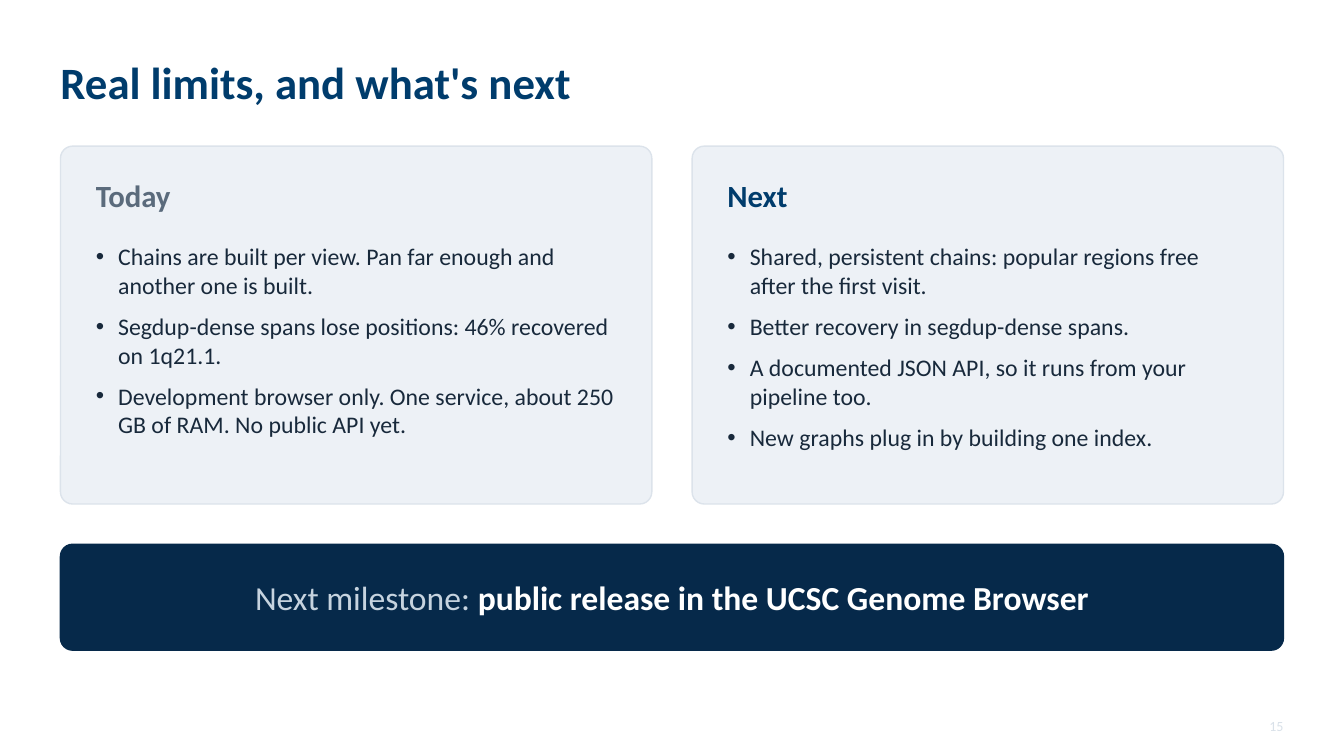
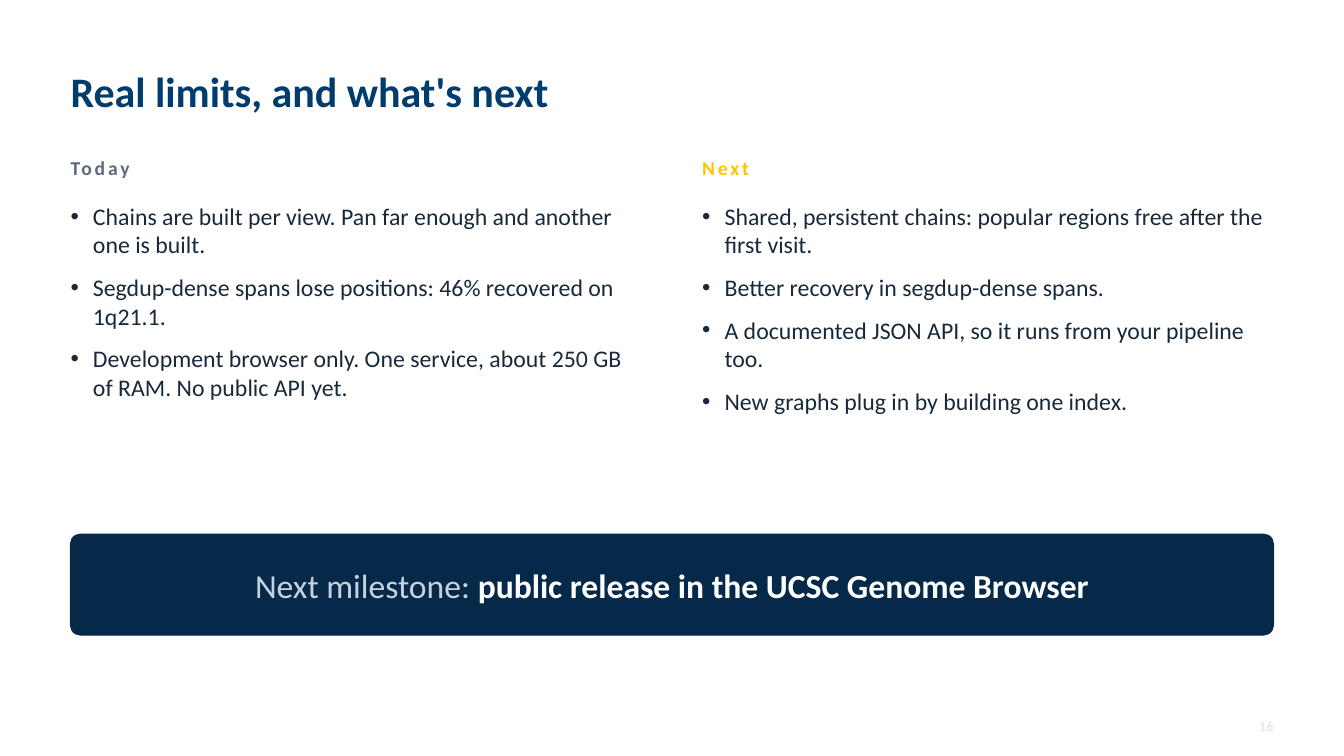
Before and after one commit to parsaeskandar/hprc_2026_poster, a slide deck: slide 16 of talk/HPRC2026_talk.pptx (slide 15 before the commit). Drawn at 1344x756 pixels with LibreOffice and Linux fonts; fonts in the diff are those of the drawing. Boxes give left, top, right and bottom in pixels: in the first picture for what was removed or moved away, otherwise in the second. Text is boxed around its words. In the diff, an @@ line names an element or a change of style, - is before the commit and + after.

Commit message:
Talk v3: challenge-first structure, brief tag-array section from the paper and WABI deck, two screen-recording scenarios with auto-embed, who-this-is-for slide, more minimal theme

```diff
--- a/talk/HPRC2026_talk.pptx
+++ b/talk/HPRC2026_talk.pptx
@@ text "Real limits, and what's next": place and size @@
-text "Real limits, and what's next" at (60, 67, 570, 105)
+text "Real limits, and what's next" at (71, 77, 548, 113)
@@ text "Real limits, and what's next" at (71, 77, 548, 113): size 32 to 30 pt @@
@@ rounded rectangle removed at (60, 146, 652, 504) @@
@@ rounded rectangle removed at (693, 146, 1285, 504) @@
@@ text "Today": place and size @@
-text "Today" at (96, 185, 171, 212)
+text "Today" at (71, 156, 642, 197)
@@ text "Today" at (71, 156, 642, 197): size 22 to 14 pt, letter spacing 0 to 2 pt @@
@@ text "Next": place and size @@
-text "Next" at (727, 187, 787, 208)
+text "Next" at (702, 162, 749, 175)
@@ text "Next" at (702, 162, 749, 175): size 22 to 14 pt, text colour #003C6C to #FDC700, letter spacing 0 to 2 pt @@
@@ text "Chains are built per view. ...": place and size @@
-text "Chains are built per view. ..." at (118, 248, 613, 437)
+text "Chains are built per view. ..." at (93, 208, 621, 400)
@@ text "Chains are built per view. ..." at (93, 208, 621, 400): more space between paragraphs @@
@@ text "Shared, persistent chains: popular regions ..." at (725, 208, 1262, 414): more space between paragraphs @@
@@ text "Shared, persistent chains: popular regions ...": place and size @@
-text "Shared, persistent chains: popular regions ..." at (750, 248, 1199, 450)
+text "Shared, persistent chains: popular regions ..." at (725, 208, 1262, 414)
@@ text "Next milestone: public release in ...": place and size @@
-text "Next milestone: public release in ..." at (255, 586, 1088, 616)
+text "Next milestone: public release in ..." at (255, 574, 1088, 604)
@@ rounded rectangle: place and size @@
-rounded rectangle at (60, 544, 1284, 650)
+rounded rectangle at (71, 534, 1273, 635)
@@ rounded rectangle at (71, 534, 1273, 635): proportions changed @@
```
Also in this commit, not shown: 11 other slides changed, 11 slides added, 9 slides removed, 13 other files.
